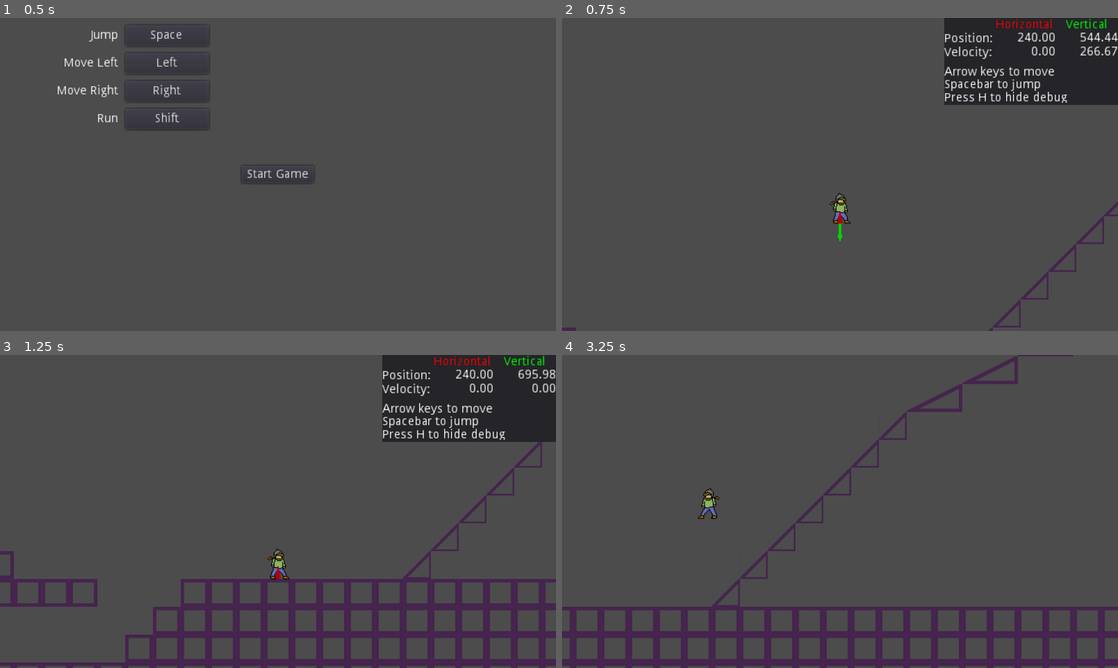
Above: before the commit, frames 1-4 (two rows, left to right).
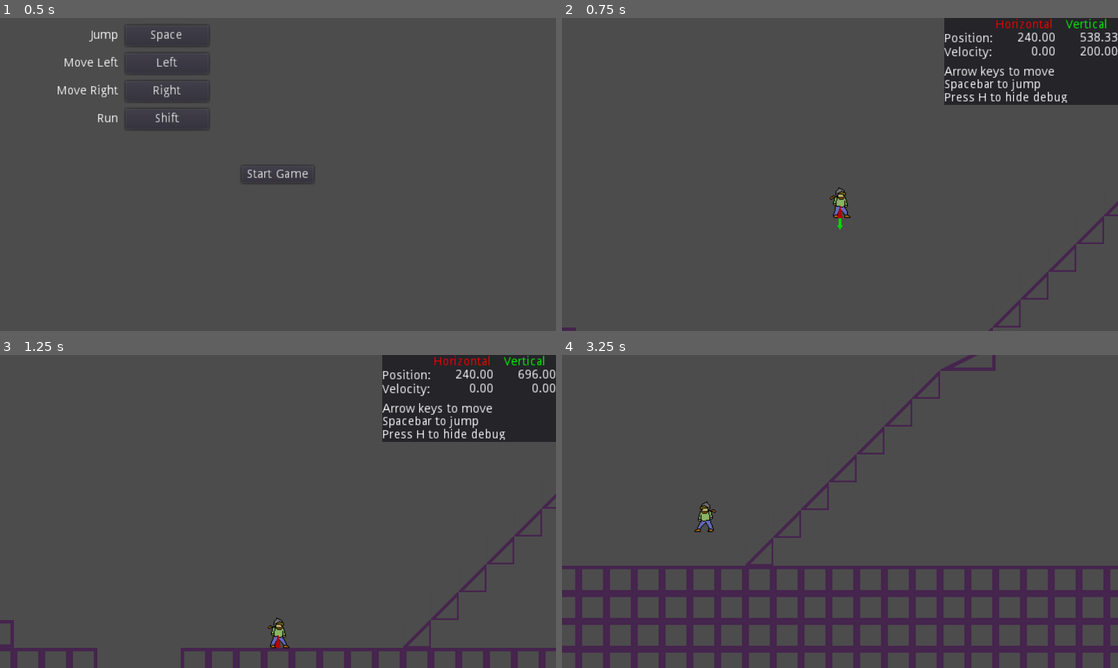
Above: after the commit, the same moments.

Repository: PixelLoaf/Project-Novae
Game: Godot game, scene res://Menu/MainMenu.tscn
Same seed, same stepped clock (60 frames per second), same inputs: the game is played once before the commit and once after it.
Inputs (mouse positions are in pixels of both pictures, inside the frame that each line leads up to):
- Up to frame 1 (0.5 s): no input
- Up to frame 2 (0.75 s): click "Start Game" at 0.5 s
- Up to frame 3 (1.25 s): no input
- Up to frame 4 (3.25 s): tap H (hide_debug) at 1.25 s; move the mouse to (962, 495) at 1.27 s; hold Right (move_right) 1.28-2 s; hold Shift (action_run) 1.28-2 s; click (962, 495) at 1.42 s; tap Space (action_jump) at 1.52, 1.55, 1.82, 3.05 s; drag from (728, 527) to (912, 483) at 2.02 s; move the mouse to (895, 442) at 2.77 s; hold Left (move_left) from 2.78 s (still down); hold Shift (action_run) from 2.78 s (still down)

Frame 1 is identical in both runs. In frame 2, 0.4% of the frame differs, in the area x 48-100%, y 4-72%; in frame 3, 12%; in frame 4, 19%, in the area x 0-100%, y 0-100%.

Commit message:
Seperated character and player code into two separate files

Diff:
--- a/files/Object/Player/Debug.gd
+++ b/files/Object/Player/Debug.gd
@@ -31,9 +31,3 @@
 	panel.get_node("YPos").text = "%.2f" % player.position.y
 	panel.get_node("XVel").text = "%.2f" % player.char_velocity.x
 	panel.get_node("YVel").text = "%.2f" % player.char_velocity.y
-
-func _enter_tree():
-	print("YAY")
-
-func _exit_tree():
-	print("BOO")
--- a/files/Object/Player/Player.gd
+++ b/files/Object/Player/Player.gd
@@ -1,210 +1,108 @@
-extends KinematicBody2D
+extends "res://lib/char.gd"
 
-# Gravity
-const CHAR_GRAVITY = 1600
-# Up direction
-var CHAR_UP = Vector2(0, -1)
+# Time after pressing the jump button that the player can still jump for
+const PLAYER_TIME_JUMP_WITHOLD = 0.2
+# If the player is not moving, stop the player if they are moving slower than this
+const PLAYER_INERT_STOP_SPEED = 5
+# If the player is moving, stop the player if they are moving slower than this
+const PLAYER_MOVING_STOP_SPEED = 0
+# If the player is moving downhill, this is the maximum that their velocity can be multiplied by
+const PLAYER_DOWNHILL_MULT_MAX = 1.5
+# If the chatacter is moving uphill, this is the minimum that their velocity can be multiplied by
+const PLAYER_UPHILL_MULT_MIN = 0.5
+# Slipperiness while in the air
+const PLAYER_SLIP_AIR = 1.0
 # Maximum time after leaving a platform that a player may still jump for
-const CHAR_TIME_MAX_JUMP = 0.12
-# Time after pressing the jump button that the player can still jump for
-const CHAR_TIME_JUMP_WITHOLD = 0.2
-# If the player is not moving, stop the player if they are moving slower than this
-const CHAR_INERT_STOP_SPEED = 5
-# If the player is moving, stop the player if they are moving slower than this
-const CHAR_MOVING_STOP_SPEED = 0
-# If the player is moving downhill, this is the maximum that their velocity can be multiplied by
-const CHAR_DOWNHILL_MULT_MAX = 1.5
-# If the player is moving uphill, this is the minimum that their velocity can be multiplied by
-const CHAR_UPHILL_MULT_MIN = 0.5
-# Slipperiness while in the air
-const CHAR_SLIP_AIR = 1.0
-# Maximum velocity
-const CHAR_TERMINAL_VELOCITY = 1024
+const PLAYER_TIME_MAX_JUMP = 0.12
 
 # Maximum movement speed for the player
-export var char_speed_run = 320
+export var player_speed_run = 320
 # Walking speed for the player
-export var char_speed_walk = 160
+export var player_speed_walk = 160
 # Jumping speed for the player
-export var char_jump_speed = 600
+export var player_jump_speed = 500
 # Walking acceleration
-export var char_accel_walk = 1200
+export var player_accel_walk = 1200
 # Acceleration when stopping on the ground
-export var char_accel_stop = 2400
+export var player_accel_stop = 2400
 
-# The player's velocity
-var char_velocity = Vector2()
-# The amount of time since the player has touched a floor
-var char_time_since_floor = 1.0
-# Normal vector of the floor that the player is touching
-var char_floor_normal = CHAR_UP
 # Time since pressing the jump button
-var char_time_since_jump_button = 1.0
+var player_time_since_jump_button = 1.0
 # Slipperiness of the ground.
 # The higher this is, the less control the player has.
-var char_slipperiness = 1.0
+var player_slipperiness = 1.0
 
-# Get this character's normal vector
-func char_get_normal():
-	if char_is_on_floor():
-		return char_floor_normal
-	else:
-		return CHAR_UP
-
-# Get the character's movement perpendicular to its normal
-func char_get_motion_horizontal(normal):
-	return normal.rotated(PI/2).dot(char_velocity)
-
-# Set the character's movement perpendicular to its normal
-func char_set_motion_horizontal(normal, value):
-	char_velocity = char_velocity.slide(normal.rotated(PI/2))
-	char_velocity += value * normal.rotated(PI/2)
-
-# Get the character's movement parallel to its normal
-func char_get_motion_vertical(normal):
-	return normal.dot(char_velocity)
-
-# Set the character's movement parallel to its normal
-func char_set_motion_vertical(normal, value):
-	char_velocity = char_velocity.slide(normal)
-	char_velocity += value * normal
-
-# Return true if the player is on the ground
-func char_is_on_floor():
-	return char_time_since_floor < CHAR_TIME_MAX_JUMP
-
-# Project the player so that it moves by 'vec'
-var _char_cast_param = Physics2DShapeQueryParameters.new();
-func char_project_self(vec):
-	var space = get_world_2d().get_direct_space_state()
-	_char_cast_param.transform = get_node("CollisionShape2D").get_global_transform()
-	_char_cast_param.motion = vec
-	var result = space.cast_motion(_char_cast_param)
-	if not result.empty() and result[1] != 1:
-		move_and_collide(vec * result[1])
-
-# Recalculate the player's normal vector
-func char_calc_normal():
-	if get_slide_count() > 0:
-		char_floor_normal = Vector2();
-		for i in range(get_slide_count()):
-			var col = get_slide_collision(i);
-			if abs(col.normal.dot(CHAR_UP)) > 0.2:
-				char_floor_normal += col.normal
-		if char_floor_normal == Vector2():
-			char_floor_normal = CHAR_UP;
-		else:
-			char_floor_normal = char_floor_normal.normalized()
-
-# Do character movement. Should be called once per physics process
-func char_do_movement(stop_speed):
-	var prev_normal = char_get_normal()
-	var prev_veloc = char_velocity
-	var prev_transform = transform
-	char_velocity = move_and_slide(char_velocity, CHAR_UP, stop_speed, 4, 0.8)
-	char_calc_normal()
-	if not char_is_on_floor() and is_on_floor():
-		# If the player was in the air, but is now on a floor, we need to do some
-		# stuff so that the player stops on the slope. First, we return the player to
-		# their original position.
-		transform = prev_transform
-		# Project the player using the previously used velocity so that they don't
-		# go 'up' the slope when they should stay in place.
-		char_project_self(prev_veloc);
-		# Rotate the player's velocity to match the new surface's normal
-		char_velocity = prev_veloc.rotated(char_floor_normal.angle() - prev_normal.angle())
-		# Remove player's vertical velocity component
-		char_set_motion_vertical(char_floor_normal, -CHAR_GRAVITY/60)
-		# Redo the whole movement process
-		char_velocity = move_and_slide(char_velocity, CHAR_UP, stop_speed, 4, 0.8)
-		char_calc_normal()
-	# Detect if the player is touching a floor
-	if is_on_floor():
-		char_time_since_floor = 0.0
-	if char_is_on_floor():
-		char_project_self(CHAR_UP * -4);
+func player_can_jump():
+	return char_time_since_floor < PLAYER_TIME_MAX_JUMP
 
 # Every frame
 func _physics_process(delta):
-	CHAR_UP = Vector2(0, -1).rotated(get_rotation())
 	# Calculate movement
-	var stop_speed = CHAR_INERT_STOP_SPEED;
+	var stop_speed = PLAYER_INERT_STOP_SPEED;
 	var target_speed = 0
 	var veloc_h = char_get_motion_horizontal(char_get_normal())
 	if Input.is_action_pressed("move_left"):
 		if veloc_h <= 0:
 			$Sprite.flip_h = true
-			stop_speed = CHAR_MOVING_STOP_SPEED
-		target_speed = -char_speed_walk
+			stop_speed = PLAYER_MOVING_STOP_SPEED
+		target_speed = -player_speed_walk
 		if Input.is_action_pressed("action_run"):
-			target_speed = -char_speed_run
+			target_speed = -player_speed_run
 	elif Input.is_action_pressed("move_right"):
 		if veloc_h >= 0:
 			$Sprite.flip_h = false
-			stop_speed = CHAR_MOVING_STOP_SPEED
-		target_speed = char_speed_walk
+			stop_speed = PLAYER_MOVING_STOP_SPEED
+		target_speed = player_speed_walk
 		if Input.is_action_pressed("action_run"):
-			target_speed = char_speed_run
-	# Increment timers
-	char_time_since_jump_button += delta
-	char_time_since_floor += delta
-	# Jump. The purpose of doing it this way is so that the player can press the
-	# jump button slightly before hitting the ground and still jump.
-	if char_is_on_floor() and char_time_since_jump_button < CHAR_TIME_JUMP_WITHOLD:
-		char_time_since_jump_button = 1.0
-		char_set_motion_vertical(CHAR_UP, char_jump_speed)
-		char_time_since_floor = 1.0
-	# Apply gravity
-	char_velocity += CHAR_GRAVITY * -char_get_normal() * delta
-	# Actual movement here
-	char_do_movement(stop_speed)
+			target_speed = player_speed_run
 	# Change player's acceleration if they are on a slope
 	var mult_accel = 1
 	if target_speed > veloc_h:
 		var mult_right = char_get_normal().dot(CHAR_UP.rotated(PI/2))
 		if mult_right > 0:
-			mult_accel = lerp(1, CHAR_DOWNHILL_MULT_MAX, mult_right)
+			mult_accel = lerp(1, PLAYER_DOWNHILL_MULT_MAX, mult_right)
 		else:
-			mult_accel = lerp(1, CHAR_UPHILL_MULT_MIN, -mult_right)
+			mult_accel = lerp(1, PLAYER_UPHILL_MULT_MIN, -mult_right)
 	else:
 		var mult_left = char_get_normal().dot(CHAR_UP.rotated(-PI/2))
 		if mult_left > 0:
-			mult_accel = lerp(1, CHAR_DOWNHILL_MULT_MAX, mult_left)
+			mult_accel = lerp(1, PLAYER_DOWNHILL_MULT_MAX, mult_left)
 		else:
-			mult_accel = lerp(1, CHAR_UPHILL_MULT_MIN, -mult_left)
+			mult_accel = lerp(1, PLAYER_UPHILL_MULT_MIN, -mult_left)
 	# Player is more slippery when in the air
-	var slip = char_slipperiness
+	var slip = player_slipperiness
 	if not char_is_on_floor():
-		slip = CHAR_SLIP_AIR
+		slip = PLAYER_SLIP_AIR
 	# Change the player's horizontal movement according to the player's input
 	veloc_h = char_get_motion_horizontal(char_get_normal())
-	var walk_accel = char_accel_walk
+	var walk_accel = player_accel_walk
 	if char_is_on_floor() and ((veloc_h < 0) != (target_speed < 0) and veloc_h != 0 or target_speed == 0):
-		walk_accel = char_accel_stop
+		walk_accel = player_accel_stop
 	walk_accel = clamp(delta * walk_accel / slip, 0, abs(target_speed - veloc_h))
 	if veloc_h < target_speed:
 		veloc_h += walk_accel
 	elif veloc_h > target_speed:
 		veloc_h -= walk_accel
 	char_set_motion_horizontal(char_get_normal(), veloc_h)
-	# Enforce terminal velocity
-	var veloc_v = char_get_motion_vertical(CHAR_UP)
-	if abs(veloc_v) > CHAR_TERMINAL_VELOCITY:
-		char_set_motion_vertical(CHAR_UP, sign(veloc_v) * CHAR_TERMINAL_VELOCITY)
+	# Actual movement here
+	char_do_movement(delta, stop_speed)
+	# Jump. The purpose of doing it this way is so that the player can press the
+	# jump button slightly before hitting the ground and still jump.
+	player_time_since_jump_button += delta
+	if player_can_jump() and player_time_since_jump_button < PLAYER_TIME_JUMP_WITHOLD:
+		char_jump(player_jump_speed)
+		player_time_since_jump_button = 1.0
 
 # On input received
 func _input(event):
 	if event.is_action_pressed("action_jump"):
-		char_time_since_jump_button = 0.0
+		player_time_since_jump_button = 0.0
 	if event.is_action_released("action_jump") and not char_is_on_floor():
 		var veloc_v = char_get_motion_vertical(CHAR_UP)
 		if veloc_v > CHAR_GRAVITY / 10:
 			veloc_v = CHAR_GRAVITY / 10
 			char_set_motion_vertical(CHAR_UP, veloc_v)
 
-# Character is ready
+# Player is ready
 func _ready():
 	$AnimationPlayer.play("idle")
-	_char_cast_param.collision_layer = self.collision_mask
-	_char_cast_param.margin = 0.08
-	_char_cast_param.set_shape(get_node("CollisionShape2D").shape)
--- a/files/Object/Player/PlayerCamera.gd
+++ b/files/Object/Player/PlayerCamera.gd
@@ -2,10 +2,10 @@
 
 onready var player = get_parent()
 
-const DRAG_MARGIN_AIR = 0.6
+const DRAG_MARGIN_AIR = 0.75
 const DRAG_MARGIN_FLOOR_TOP = -0.1
 const DRAG_MARGIN_FLOOR_BOTTOM = 0.1
-const DRAG_MARGIN_FACING_AWAY = 0.6
+const DRAG_MARGIN_FACING_AWAY = 1.0
 const DRAG_MARGIN_FACING_TOWARD = -0.2
 const PLAYER_TEST_OFFSET = 160
 
--- a/files/Object/Player/player.tscn
+++ b/files/Object/Player/player.tscn
@@ -45,15 +45,15 @@
 collision/safe_margin = 0.08
 script = ExtResource( 1 )
 _sections_unfolded = [ "Collision", "Z Index", "collision" ]
-char_speed_run = 320
-char_speed_walk = 160
-char_jump_speed = 600
-char_accel_walk = 1200
-char_accel_stop = 2400
+player_speed_run = 320
+player_speed_walk = 160
+player_jump_speed = 500
+player_accel_walk = 1200
+player_accel_stop = 2400
 
 [node name="CollisionShape2D" type="CollisionShape2D" parent="." index="0"]
 
-shape = SubResource( 4 )
+shape = SubResource( 1 )
 
 [node name="Hitbox" type="Area2D" parent="." index="1"]
 
--- /dev/null
+++ b/files/lib/char.gd
@@ -0,0 +1,133 @@
+extends KinematicBody2D
+
+# Gravity
+const CHAR_GRAVITY = 1200
+# Up direction
+var CHAR_UP = Vector2(0, -1)
+# Maximum velocity
+const CHAR_TERMINAL_VELOCITY = 1024
+# Maximum amount of time after leaving a floor where the player can still snap to the floor
+const CHAR_TIME_MAX_SNAP = 0.12
+
+# The character's velocity
+var char_velocity = Vector2()
+# Normal vector of the floor that the character is touching
+var char_floor_normal = CHAR_UP
+# True if the character is on the ground
+var char_on_ground = false
+# Time since character has been on ground
+var char_time_since_floor = 0.0
+
+# Get this character's normal vector
+func char_get_normal():
+	if char_is_on_floor():
+		return char_floor_normal
+	else:
+		return CHAR_UP
+
+# Get the character's movement perpendicular to its normal
+func char_get_motion_horizontal(normal):
+	return normal.rotated(PI/2).dot(char_velocity)
+
+# Set the character's movement perpendicular to its normal
+func char_set_motion_horizontal(normal, value):
+	char_velocity = char_velocity.slide(normal.rotated(PI/2))
+	char_velocity += value * normal.rotated(PI/2)
+
+# Get the character's movement parallel to its normal
+func char_get_motion_vertical(normal):
+	return normal.dot(char_velocity)
+
+# Set the character's movement parallel to its normal
+func char_set_motion_vertical(normal, value):
+	char_velocity = char_velocity.slide(normal)
+	char_velocity += value * normal
+
+# Return true if the character is on the ground
+func char_is_on_floor():
+	return char_on_ground
+
+# Project the character onto the given axis
+var _char_cast_param = Physics2DShapeQueryParameters.new();
+func char_project_self(vec):
+	var space = get_world_2d().get_direct_space_state()
+	_char_cast_param.transform = get_node("CollisionShape2D").get_global_transform()
+	_char_cast_param.motion = vec
+	var result = space.cast_motion(_char_cast_param)
+	return result
+
+# Project the character so that it moves by 'vec'
+func char_project_movement(vec):
+	var result = char_project_self(vec)
+	if not result.empty() and result[1] != 1:
+		move_and_collide(vec * result[1])
+	return result
+
+# Recalculate the character's normal vector
+func char_calc_normal():
+	if get_slide_count() > 0:
+		char_floor_normal = Vector2();
+		for i in range(get_slide_count()):
+			var col = get_slide_collision(i);
+			if abs(col.normal.dot(CHAR_UP)) > 0.2:
+				char_floor_normal += col.normal
+		if char_floor_normal == Vector2():
+			char_floor_normal = CHAR_UP;
+		else:
+			char_floor_normal = char_floor_normal.normalized()
+
+# Determine if the character can snap to the floor
+#func char_can_snap():
+#	return char_time_since_floor < CHAR_TIME_MAX_SNAP
+
+# Do character movement. Should be called once per physics process
+func char_do_movement(delta, stop_speed):
+	CHAR_UP = Vector2(0, -1).rotated(get_rotation())
+	# Apply gravity
+	char_velocity += CHAR_GRAVITY * -char_get_normal() * delta
+	# Actual movement
+	var prev_normal = char_get_normal()
+	var prev_veloc = char_velocity
+	var prev_transform = transform
+	char_velocity = move_and_slide(char_velocity, CHAR_UP, 0, 4, 0.8)
+	char_calc_normal()
+	if not char_is_on_floor() and is_on_floor():
+		# If the character was in the air, but is now on a floor, we need to do some
+		# stuff so that the character stops on the slope. First, we return the
+		# character to their original position.
+		transform = prev_transform
+		# Project the character using the previously used velocity so that they don't
+		# go 'up' the slope when they should stay in place.
+		char_project_movement(prev_veloc);
+		# Rotate the character's velocity to match the new surface's normal
+		char_velocity = prev_veloc.rotated(char_floor_normal.angle() - prev_normal.angle())
+		# Remove character's vertical velocity component
+		char_set_motion_vertical(char_floor_normal, -CHAR_GRAVITY/60)
+		# Redo the whole movement process
+		char_velocity = move_and_slide(char_velocity, CHAR_UP, stop_speed, 4, 0.8)
+		char_calc_normal()
+	# Floor timer
+	char_time_since_floor += delta
+	if is_on_floor():
+		char_time_since_floor = 0.0
+	# Detect if the character is touching a floor
+	char_on_ground = char_time_since_floor < CHAR_TIME_MAX_SNAP
+	# Keep character on the ground
+	if char_is_on_floor():
+		var result = char_project_movement(CHAR_UP * -4);
+		if not result.empty() and result[1] == 1:
+			char_on_ground = false
+	# Enforce terminal velocity
+	var veloc_v = char_get_motion_vertical(CHAR_UP)
+	if abs(veloc_v) > CHAR_TERMINAL_VELOCITY:
+		char_set_motion_vertical(CHAR_UP, sign(veloc_v) * CHAR_TERMINAL_VELOCITY)
+
+# Jump up in the air
+func char_jump(speed):
+	char_set_motion_vertical(CHAR_UP, speed)
+
+# Character is ready
+func _ready():
+	_char_cast_param.collision_layer = self.collision_mask
+	_char_cast_param.margin = 0.01
+	_char_cast_param.set_shape(get_node("CollisionShape2D").shape)
Not shown: 1 places in files/Object/Player/player.tscn that only renumber resources
